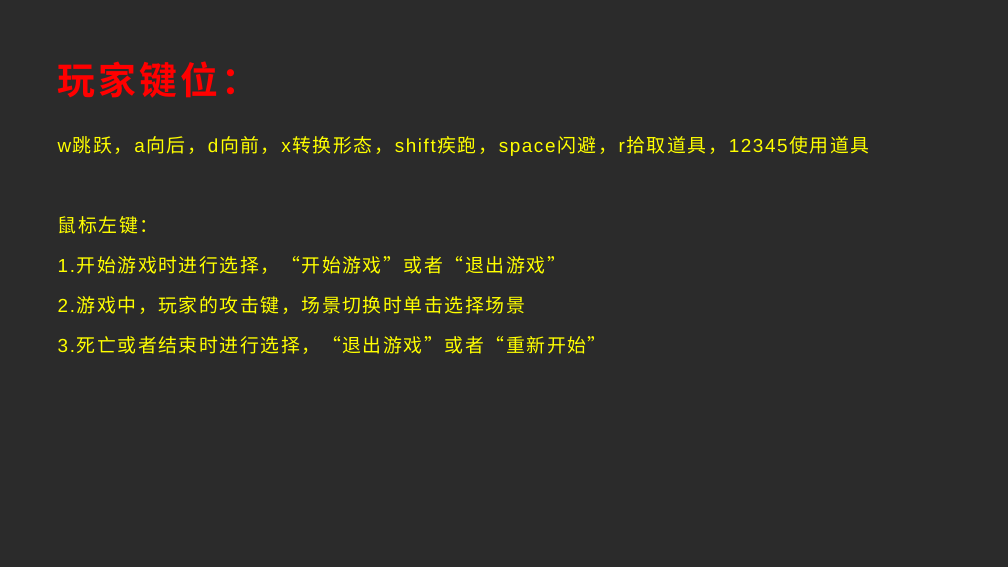
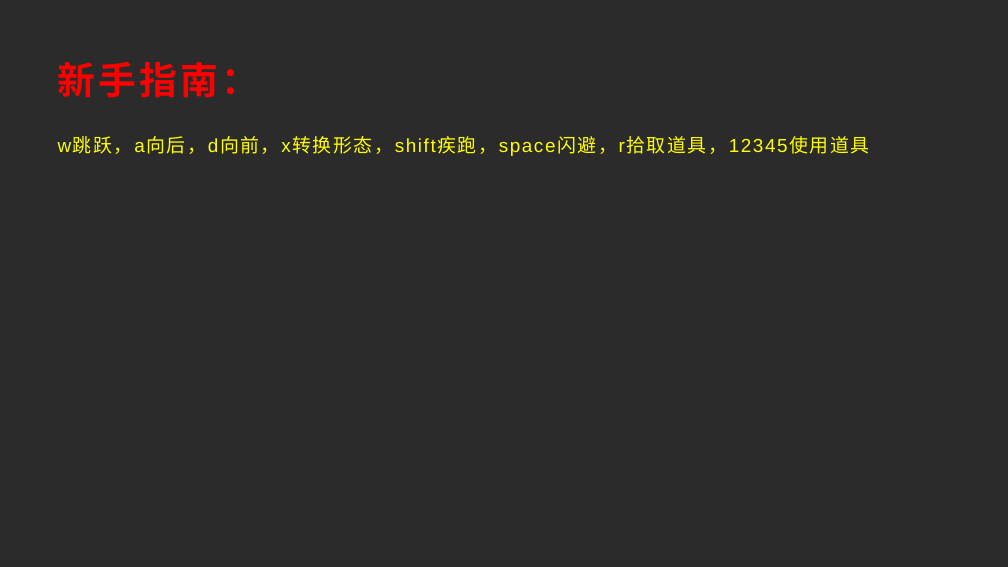
Before and after one commit to key-to-the-l/Game-Projects, a slide deck: slide 5 of 吉比特高校GameJam挑战赛/游戏讲解.pptx. Drawn at 1008x567 pixels with LibreOffice and Linux fonts; fonts in the diff are those of the drawing; background and template pictures are left out; a plain dark background stands for a picture behind light text. Boxes give left, top, right and bottom in pixels: in the first picture for what was removed or moved away, otherwise in the second. Text is boxed around its words. In the diff, an @@ line names an element or a change of style, - is before the commit and + after.

```diff
--- a/吉比特高校GameJam挑战赛/游戏讲解.pptx
+++ b/吉比特高校GameJam挑战赛/游戏讲解.pptx
@@ title at (58, 62, 259, 98): text changed @@
-玩家键位：
+新手指南：
@@ text at (58, 216, 607, 354): paragraphs removed @@
-鼠标左键：
-1.开始游戏时进行选择，“开始游戏”或者“退出游戏”
-2.游戏中，玩家的攻击键，场景切换时单击选择场景
-3.死亡或者结束时进行选择，“退出游戏”或者“重新开始”
```
Also in this commit, not shown: 1 other file.
